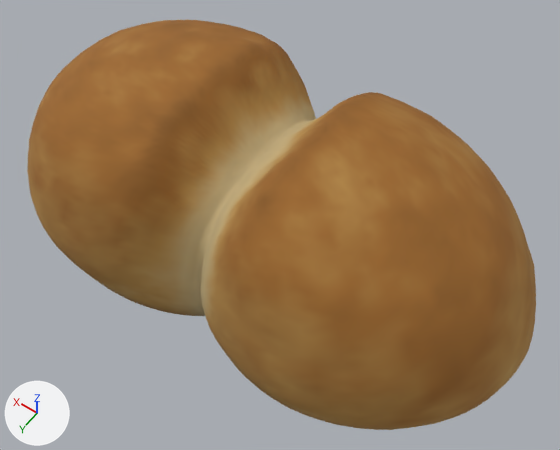
The glTF model digitale-baeckerei/produkte-3d/doppelweck.glb as it was, and as the next commit left it.
Camera for both pictures: a 50 mm lens placed at (-0.0794, 0.1046, 0.184), pointed at (-0.0071, 0.0034, 0.0248). Arrows for +X, +Y and +Z are at lower left; the lights stay in place. The first picture is the older version. Where no turn or scale is listed for an object, it has been applied to the vertices.

Script lines for the objects in view, before the commit:
```python
me_doppelweck = bpy.data.meshes.new('doppelweck')
me_doppelweck.from_pydata(...)  # 8162 vertices, 16320 faces; spans x -0.075..0.075, y -0.04..0.04, z -0.03..0.03
me_doppelweck.materials.append(mat_doppelweck)
ob_doppelweck = bpy.data.objects.new('doppelweck', me_doppelweck)
ob_doppelweck.location = (0.0, 0.0, 0.03)
```
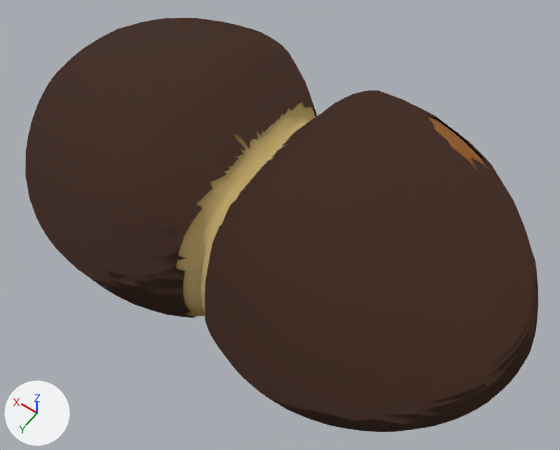
Where the newer file only moved an object's origin or applied its transform, the numbers keep the older frame.

Diff of the bpy script that builds the scene:
```diff
--- a/digitale-baeckerei/produkte-3d/doppelweck.glb.py
+++ b/digitale-baeckerei/produkte-3d/doppelweck.glb.py
@@ me_doppelweck @@
 # used by ob_doppelweck; location = (0.0, 0.0, 0.03)
-me_doppelweck.from_pydata(...)  # 8162 vertices, 16320 faces; spans x -0.075..0.075, y -0.04..0.04, z -0.03..0.03
+me_doppelweck.from_pydata(...)  # 11385 vertices, 22279 faces; spans x -0.075..0.075, y -0.04..0.04, z -0.03..0.03
+# me_doppelweck part 1: 2 vertices moved within x 0.0..0.001, y -0.002, z 0.014; 7 vertices removed from x -0.002..0.001, y -0.002..0.002, z 0.015..0.016; 3230 vertices added at x -0.075..0.075, y -0.04..0.04, z -0.03..0.03
+# me_doppelweck part 2: 16126 kept faces spanning x -0.075..0.075, y -0.04..0.04, z -0.03..0.03 get new vertex colours
 me_doppelweck.materials.append(mat_doppelweck)
```

What differs and where, as boxes [x1, y1, x2, y2] in the pictures (560 x 450 px):
'doppelweck', reshaped: before [27, 20, 536, 430]; after [25, 18, 538, 432]
part 1 of me_doppelweck, built on: before [249, 144, 283, 160]; after [25, 18, 538, 432]
part 2 of me_doppelweck, recoloured: before [27, 20, 536, 430]; after [176, 102, 488, 316]
